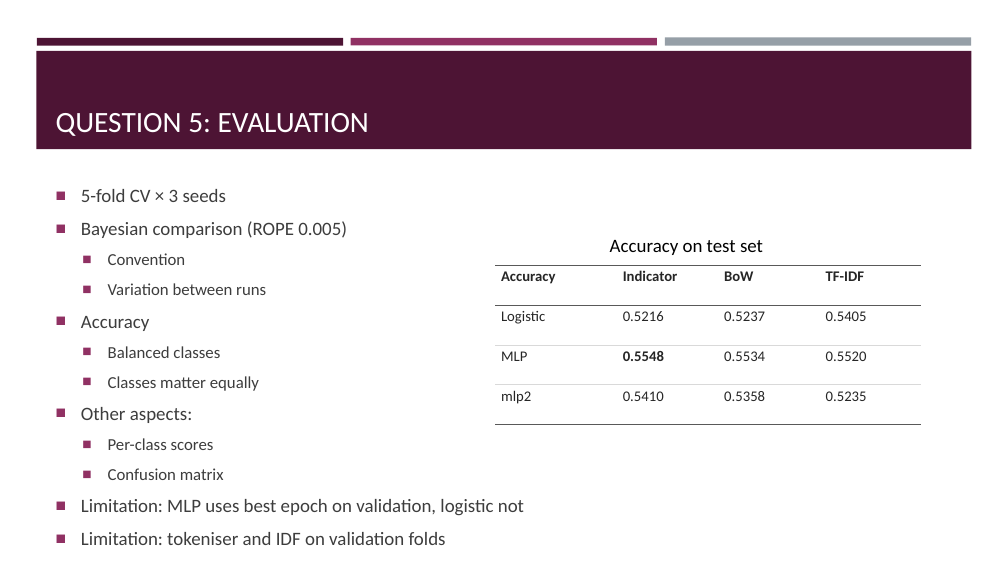
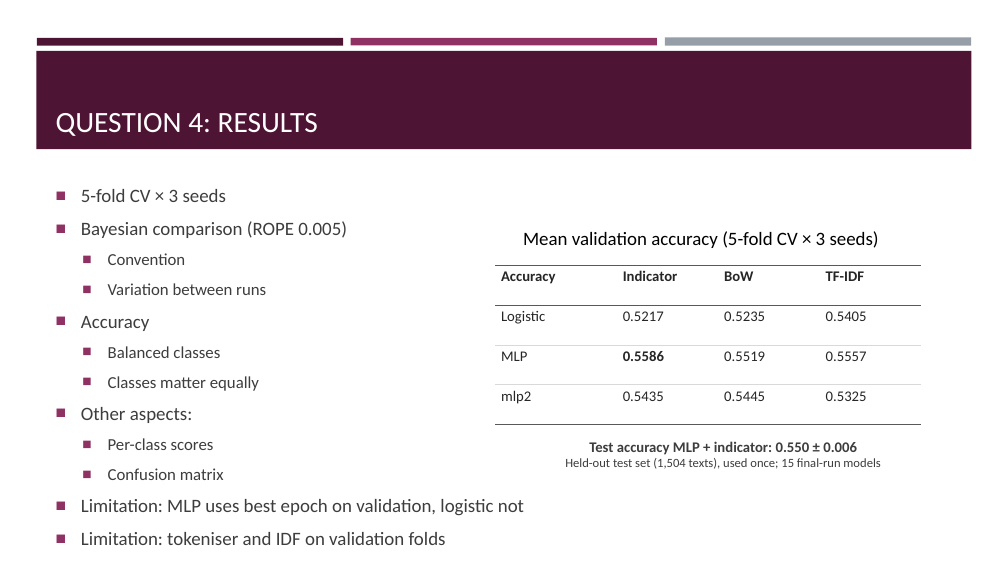
Before and after one commit to PepBaggen/nlp1-project, a slide deck: slide 5 of project1/NLP1_Project1_slides.pptx (slide 6 before the commit). Drawn at 1008x567 pixels with LibreOffice and Linux fonts; fonts in the diff are those of the drawing. Boxes give left, top, right and bottom in pixels: in the first picture for what was removed or moved away, otherwise in the second. Text is boxed around its words. In the diff, an @@ line names an element or a change of style, - is before the commit and + after.

Commit message:
Add test set evaluation and update slides

```diff
--- a/project1/NLP1_Project1_slides.pptx
+++ b/project1/NLP1_Project1_slides.pptx
@@ title at [56, 113, 318, 136]: text changed @@
-QUESTION 5: EVALUATION
+QUESTION 4: RESULTS
@@ text at [523, 231, 879, 248]: text changed @@
-  Accuracy on test set
+  Mean validation accuracy (5-fold CV × 3 seeds)
@@ table at [495, 265, 921, 424] @@
-row 2, column 2: 0.5216
+row 2, column 2: 0.5217
-row 2, column 3: 0.5237
+row 2, column 3: 0.5235
-row 3: MLP | 0.5548 | 0.5534 | 0.5520
+row 3: MLP | 0.5586 | 0.5519 | 0.5557
-row 4: mlp2 | 0.5410 | 0.5358 | 0.5235
+row 4: mlp2 | 0.5435 | 0.5445 | 0.5325
@@ text added at [565, 441, 880, 469], 12 pt, text #3D3D3D @@
+Test accuracy MLP + indicator: 0.550 ± 0.006
+Held-out test set (1,504 texts), used once; 15 final-run models
```
Also in this commit, not shown: 5 other slides changed, 1 slide removed, 2 other files.
